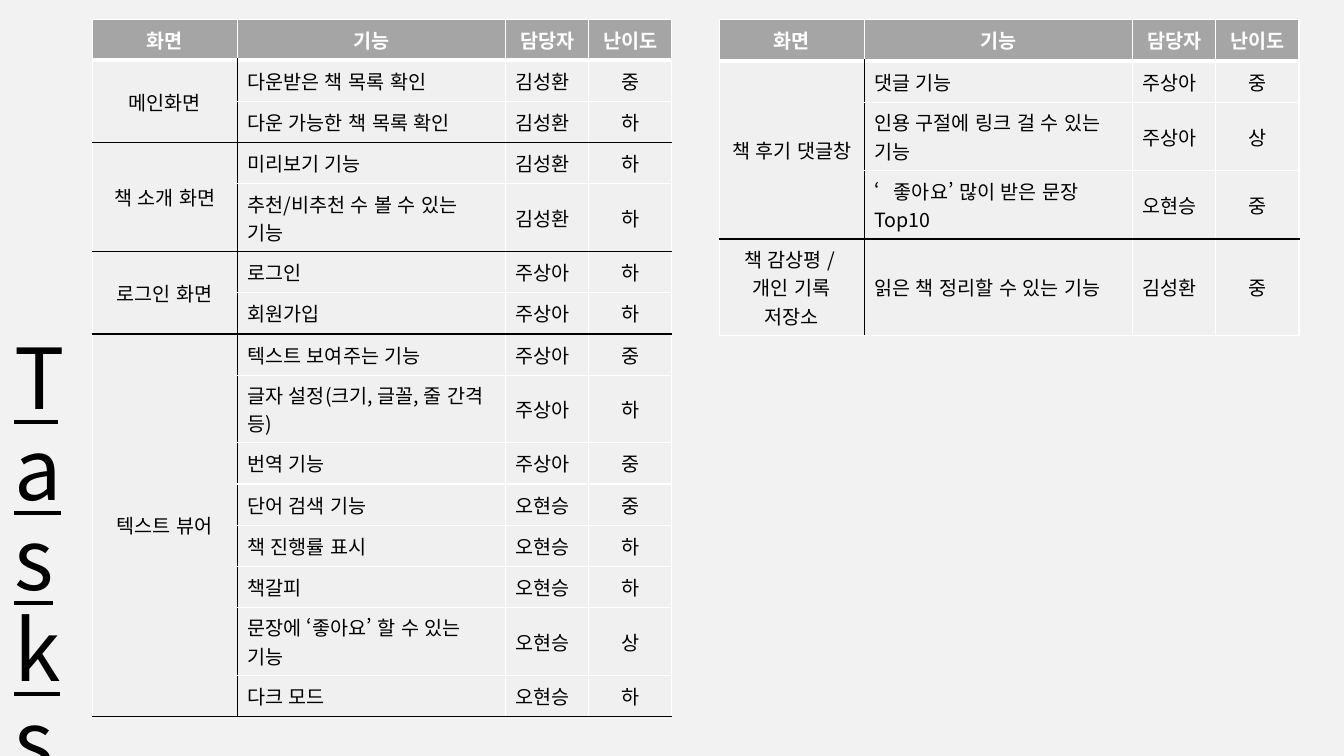
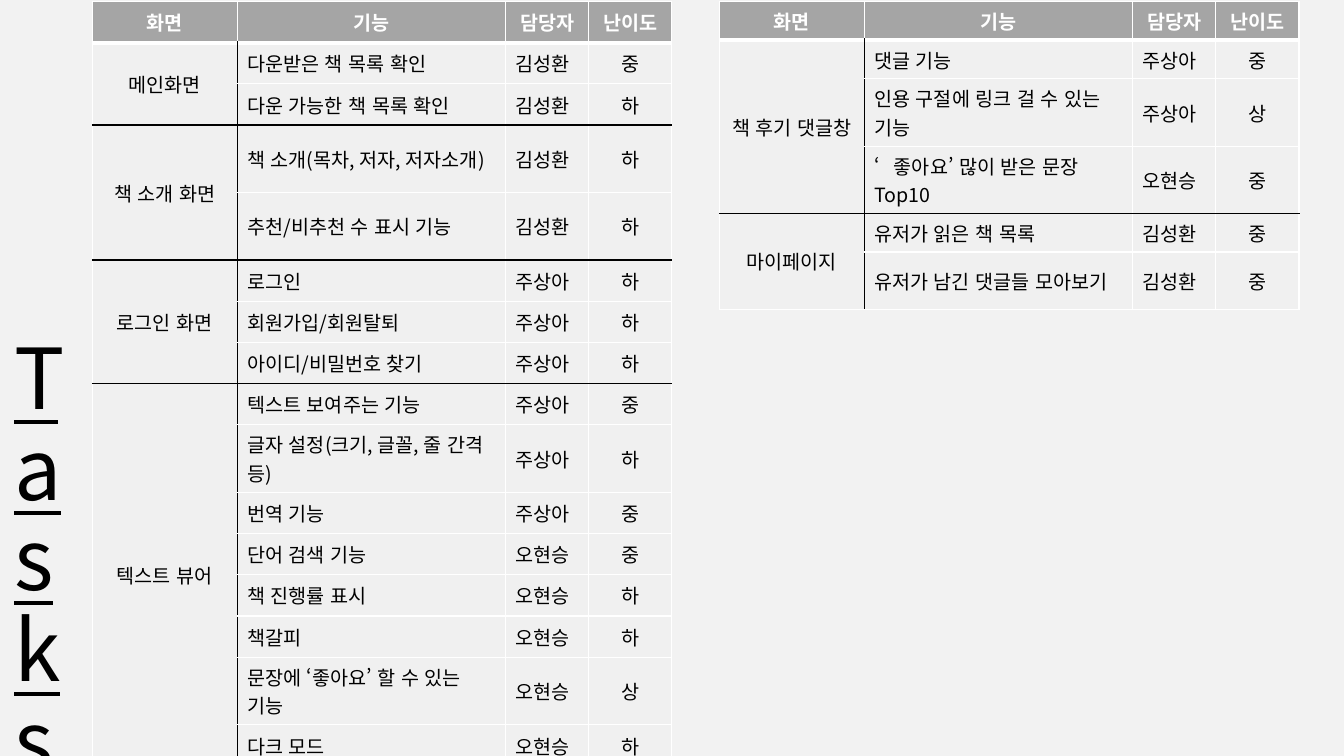
Before and after one commit to 888pocket/social-readbook-app, a slide deck: slide 19 of 보고서/사용자인터페이스(나) 제안발표ppt_3code.pptx (slide 12 before the commit). Drawn at 1344x756 pixels with LibreOffice and Linux fonts; fonts in the diff are those of the drawing. Boxes give left, top, right and bottom in pixels: in the first picture for what was removed or moved away, otherwise in the second. Text is boxed around its words. In the diff, an @@ line names an element or a change of style, - is before the commit and + after.

```diff
--- a/보고서/사용자인터페이스(나) 제안발표ppt_3code.pptx
+++ b/보고서/사용자인터페이스(나) 제안발표ppt_3code.pptx
@@ table at <box>93,1,673,756</box> @@
-row 4, column 2: 미리보기 기능
+row 4, column 2: 책 소개(목차, 저자, 저자소개)
-row 5, column 2: 추천/비추천 수 볼 수 있는 기능
+row 5, column 2: 추천/비추천 수 표시 기능
-row 7:  | 회원가입 | 주상아 | 하
+row 7:  | 회원가입/회원탈퇴 | 주상아 | 하
+row 8:  | 아이디/비밀번호 찾기 | 주상아 | 하
@@ table: place and size @@
-table at <box>93,19,673,717</box>
+table at <box>93,1,673,756</box>
@@ table at <box>720,1,1300,295</box> @@
-row 5: 책 감상평 / / 개인 기록 저장소 | 읽은 책 정리할 수 있는 기능 | 김성환 | 중
+row 5: 마이페이지 | 유저가 읽은 책 목록 | 김성환 | 중
+row 6:  | 유저가 남긴 댓글들 모아보기 | 김성환 | 중
@@ table: place and size @@
-table at <box>720,19,1300,336</box>
+table at <box>720,1,1300,295</box>
```
Also in this commit, not shown: 6 other slides changed, 9 slides added, 2 slides removed.
